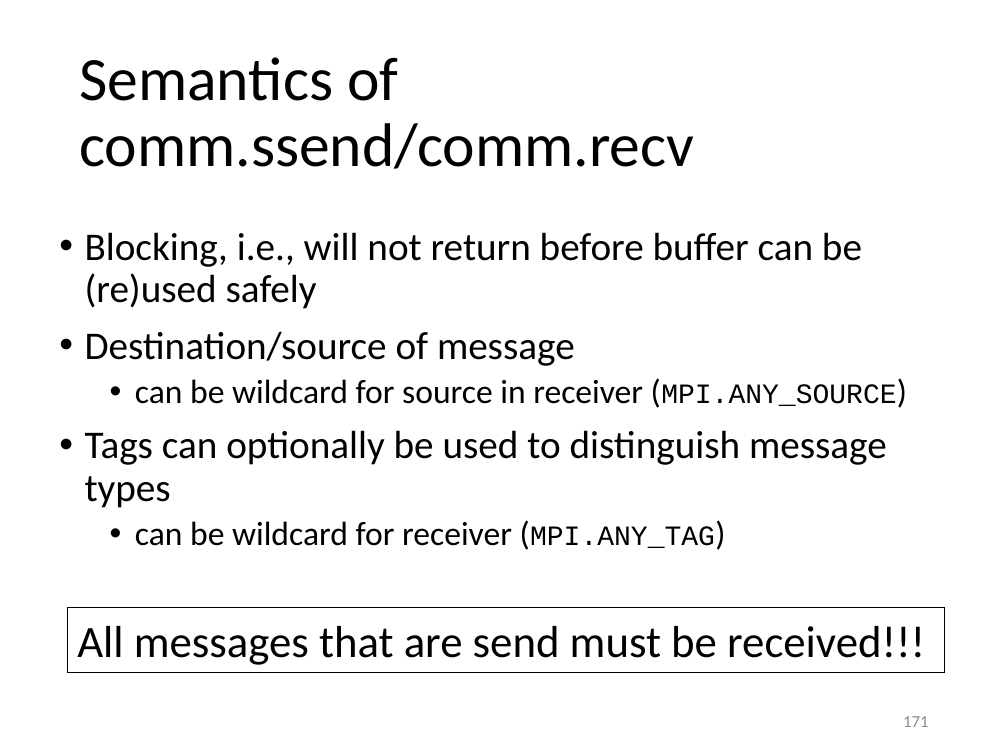
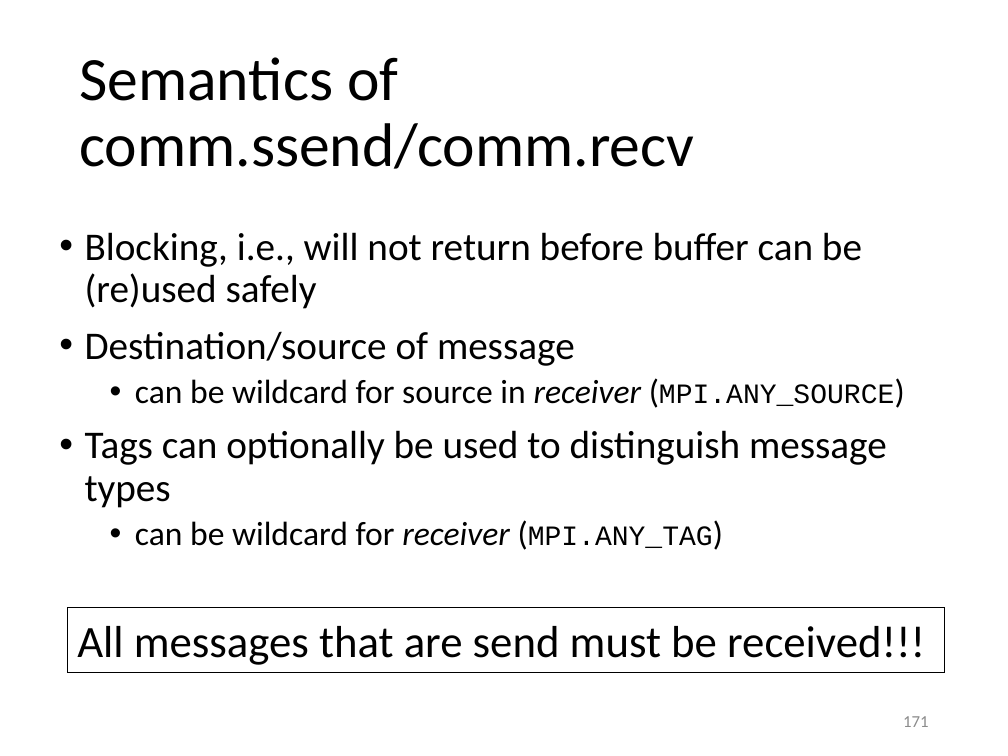
Before and after one commit to gjbex/Python-for-HPC, a slide deck: slide 171 of python_for_hpc.pptx. Drawn at 1008x756 pixels with LibreOffice and Linux fonts; fonts in the diff are those of the drawing. Boxes give left, top, right and bottom in pixels: in the first picture for what was removed or moved away, otherwise in the second. Text is boxed around its words. In the diff, an @@ line names an element or a change of style, - is before the commit and + after.

```diff
--- a/python_for_hpc.pptx
+++ b/python_for_hpc.pptx
@@ text at box(135, 379, 894, 548): italic on in "receiver", "receiver" @@
```
Also in this commit, not shown: 6 other slides changed.
